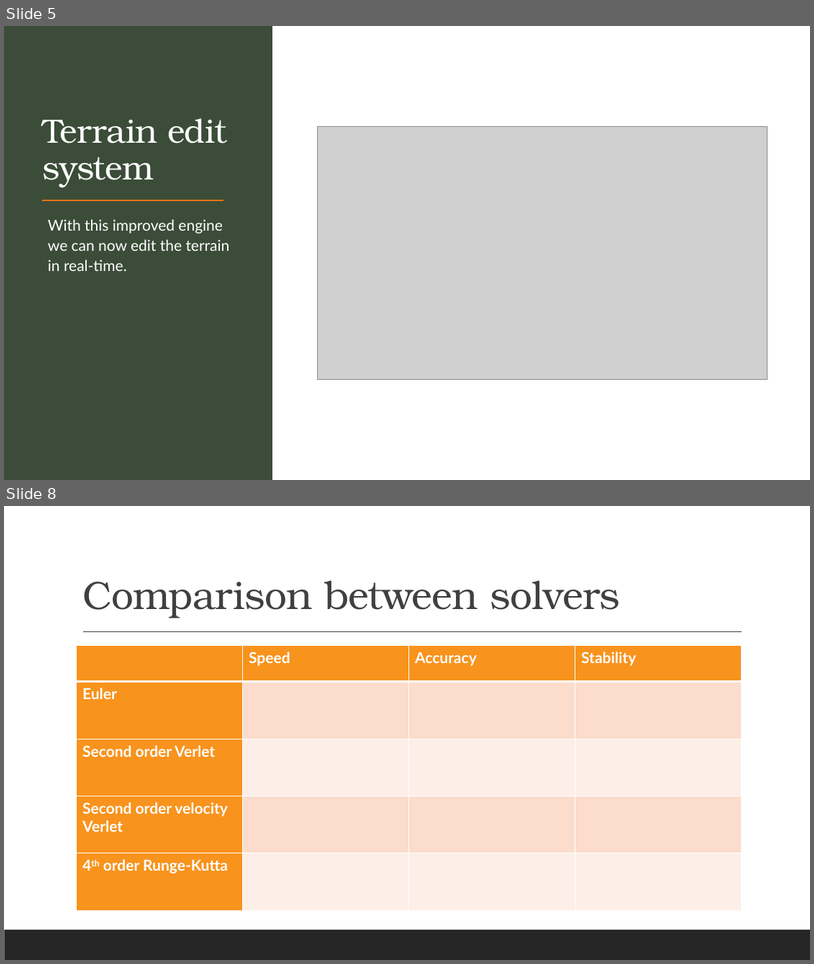
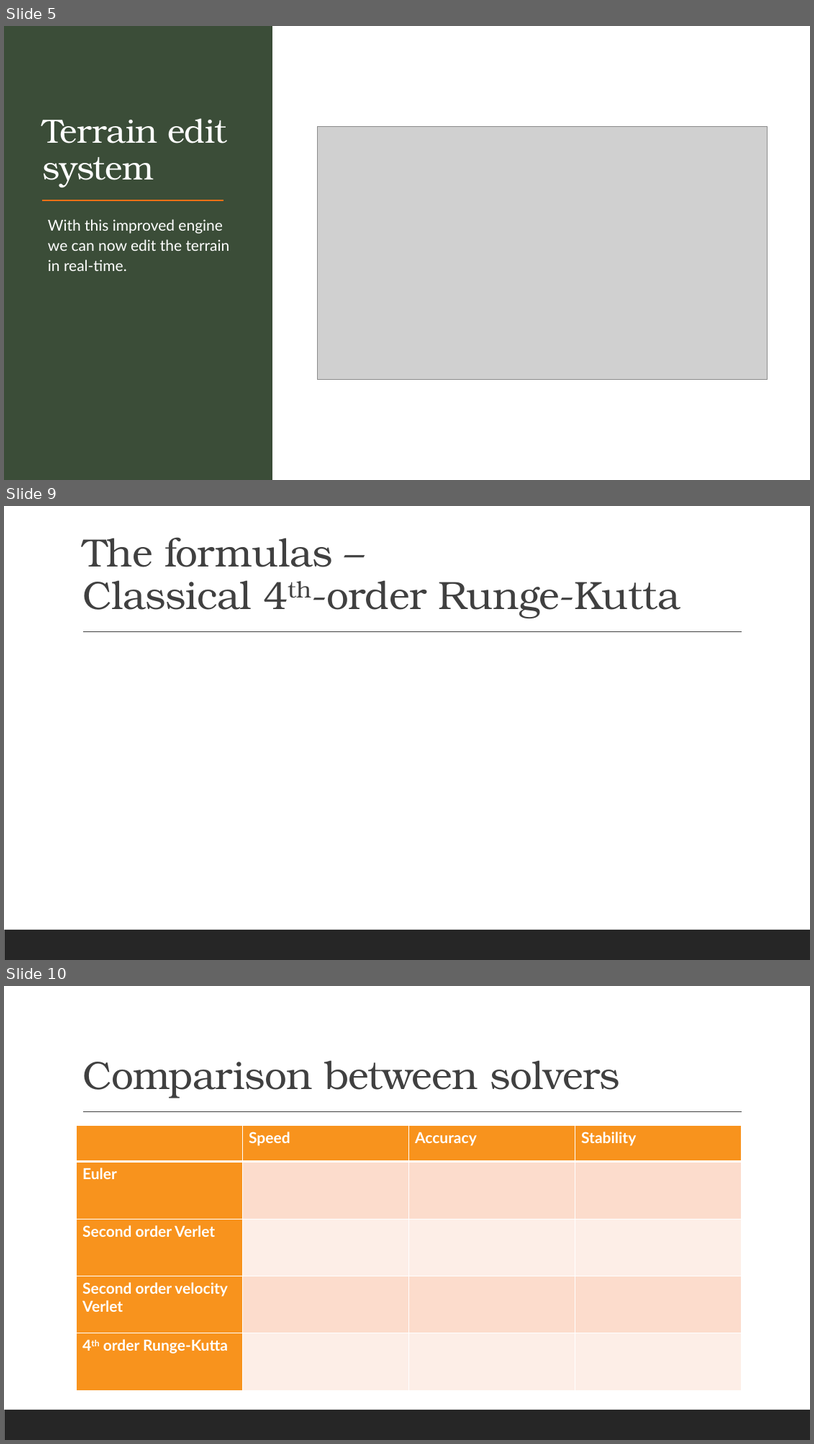
Before and after one commit to renesteeman/Project1-2_Group4, a slide deck: Crazy Putting phase 2.pptx. Shown one above the other, each under a label of ours: slides 5 and 8 before the commit, slides 5, 9 and 10 after it; the slides between them are not shown. The pictures are 814x964 and 814x1444 pixels, drawn with LibreOffice and Linux fonts; fonts in the diff are those of the drawing; grey boxes stand for pictures. Boxes give left, top, right and bottom in pixels: in the first picture for what was removed or moved away, otherwise in the second. Text is boxed around its words. In the diff, an @@ line names an element or a change of style, - is before the commit and + after.

Commit message:
Added formulas and references

```diff
--- a/Crazy Putting phase 2.pptx
+++ b/Crazy Putting phase 2.pptx
@@ slide 9 added at (4,506,810,960), background #FFFFFF; not listed: 2 template elements that a slide beside it also shows @@
@@ title added at (82,537,682,618), 47 pt, text #404040 @@
+The formulas –
+Classical 4th-order Runge-Kutta
@@ what was slide 8 is now slide 10 @@
```
Also in this commit, not shown: 3 slides changed, 1 other slide added, 1 other file.
